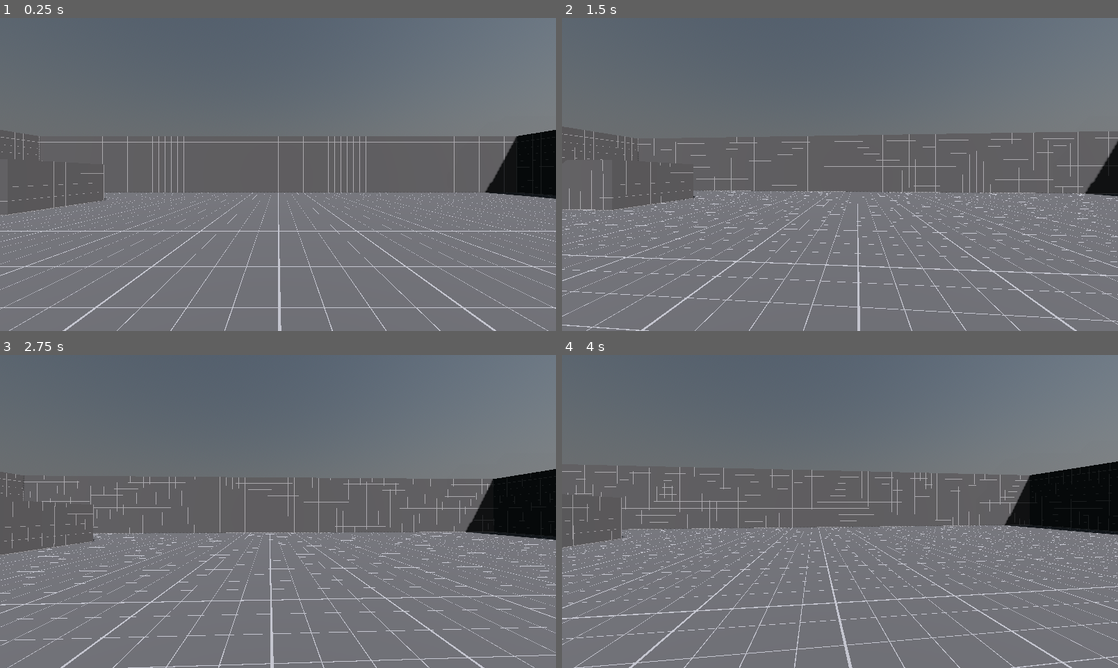
Above: before the commit, frames 1-4 (two rows, left to right).
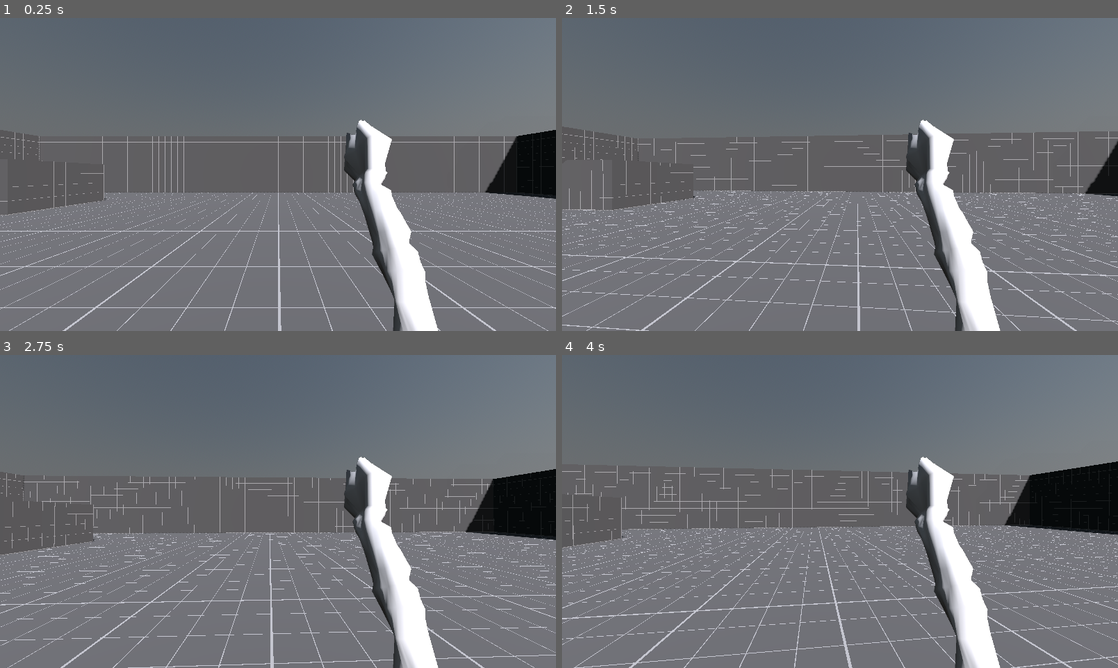
Above: after the commit, the same moments.

Repository: ThirdMorrigan/counterspell
Game: Godot game, scene res://!proto/proto_scene_0.tscn
The game is run twice, just before and just after one commit, with the same random seed, the same clock (stepped at 60 frames per second) and the same inputs.
Inputs (mouse positions are in pixels of both pictures, inside the frame that each line leads up to):
- Up to frame 1 (0.25 s): no input
- Up to frame 2 (1.5 s): tap Enter at 0.5 s; move the mouse to (867, 174) at 0.52 s; hold Ctrl (C) 0.53-1.28 s; move the mouse to (812, 174) at 1.27 s; tap Space (J) at 1.35 s
- Up to frame 3 (2.75 s): move the mouse to (289, 505) at 2.02 s; tap S (M_B) at 2.1 s
- Up to frame 4 (4 s): tap Space (J) at 2.75 s; move the mouse to (834, 517) at 2.77 s; tap W (M_F) at 2.85 s; move the mouse to (878, 514) at 3.52 s; tap A (M_L) at 3.6 s

The runs differ from the first frame. In frame 1, 4.5% of the frame differs, in the area x 61-79%, y 32-100%; in frame 2, 4.5%; in frame 3, 4.5%; in frame 4, 4.5%.

Commit message:
removed pointless camera update

Diff:
--- a/!proto/proto_character.gd
+++ b/!proto/proto_character.gd
@@ -110,8 +110,3 @@
 	var current_speed = vel_h.dot(wish_3)
 	var add_speed = clamp(delta*ACCEL*0.15, 0.0, speed*0.75-current_speed)
 	velocity += wish_3 * add_speed
-
-
-
-func _process(_delta):
-	viewModel_camera.global_transform = main_camera.global_transform
